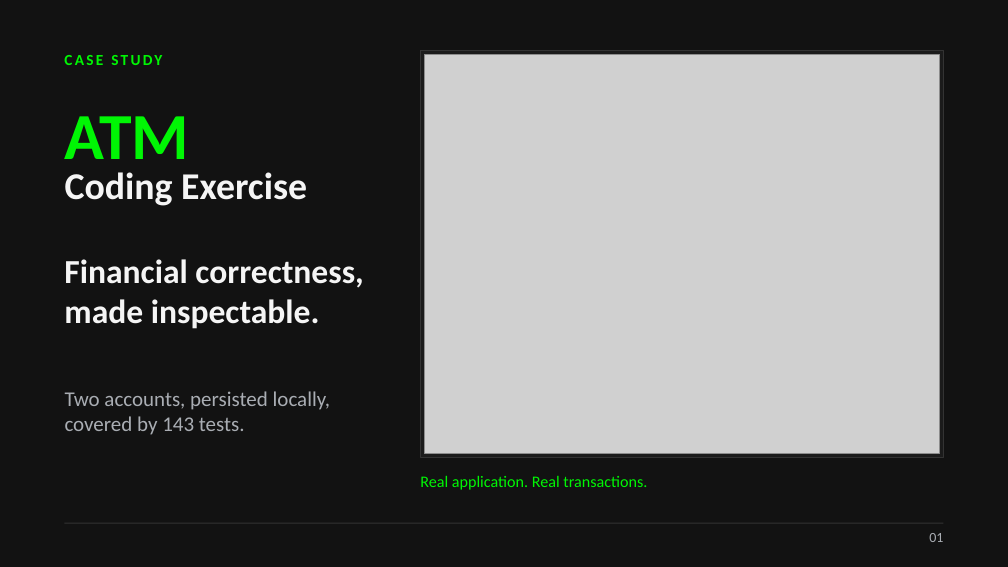
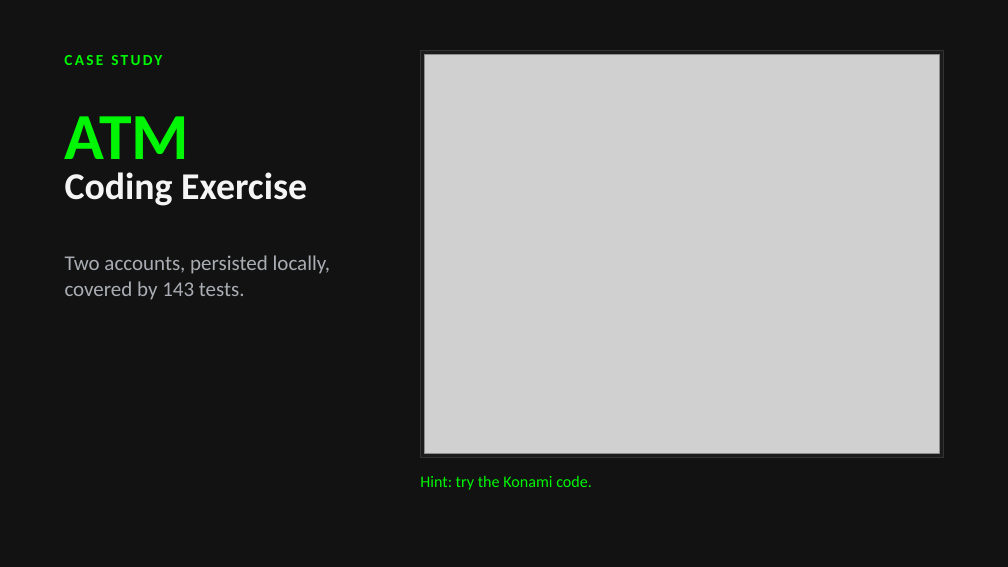
Before and after one commit to johndifini/atm, a slide deck: slide 1 of design/atm-deck.pptx. Drawn at 1008x567 pixels with LibreOffice and Linux fonts; fonts in the diff are those of the drawing; grey boxes stand for pictures. Boxes give left, top, right and bottom in pixels: in the first picture for what was removed or moved away, otherwise in the second. Text is boxed around its words. In the diff, an @@ line names an element or a change of style, - is before the commit and + after.

```diff
--- a/design/atm-deck.pptx
+++ b/design/atm-deck.pptx
@@ text removed at (64,259,363,329) @@
-Financial correctness,
-made inspectable.
@@ text "Two accounts, persisted locally,": place and size @@
-text "Two accounts, persisted locally," at (65,391,330,435)
+text "Two accounts, persisted locally," at (65,255,330,300)
@@ text at (420,476,592,490): text changed @@
-Real application. Real transactions.
+Hint: try the Konami code.
@@ line removed from (65, 523) to (943, 523) @@
@@ text removed at (929,533,943,542) @@
-01
```
Also in this commit, not shown: 4 other slides changed, 1 slide added, 2 slides removed, 2 other files.
